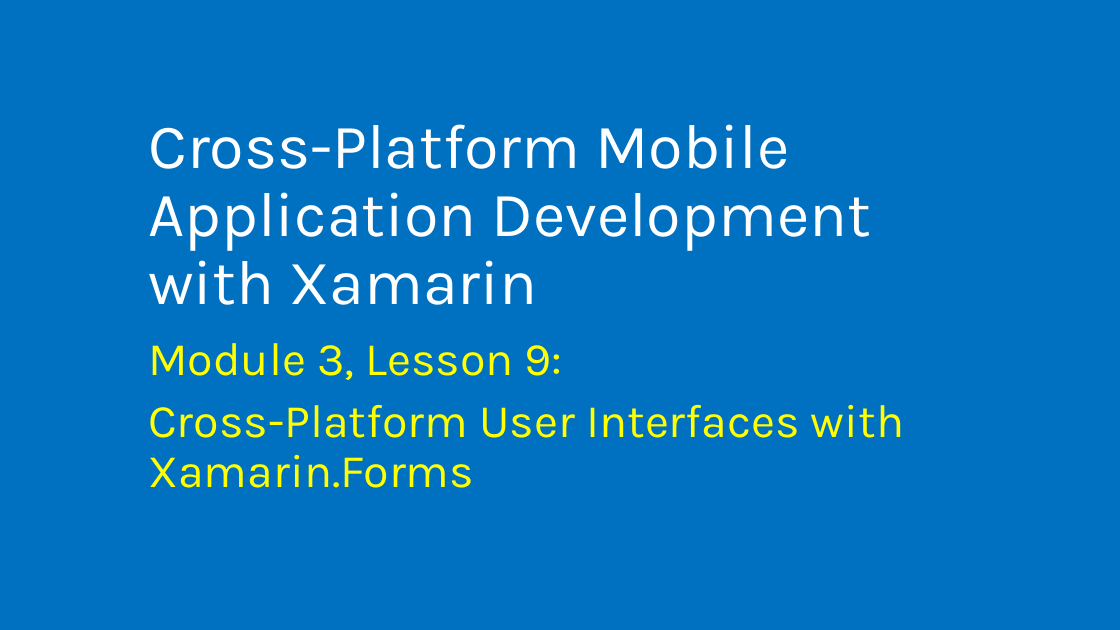
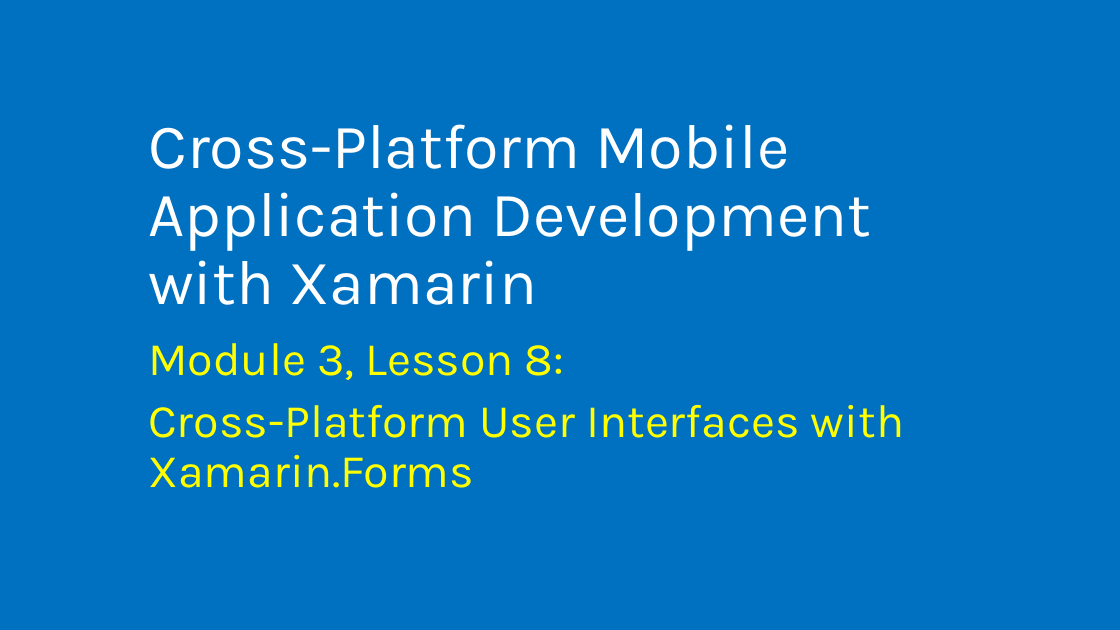
Before and after one commit to microsoft/AcademicContent, a slide deck: slide 1 of Complimentary Course Content/Module3/Lessons/Module3_Lesson09 Cross-Platform User Interfaces with Xamarin.Forms.pptx. Drawn at 1120x630 pixels with LibreOffice and Linux fonts; fonts in the diff are those of the drawing. Boxes give left, top, right and bottom in pixels: in the first picture for what was removed or moved away, otherwise in the second. Text is boxed around its words. In the diff, an @@ line names an element or a change of style, - is before the commit and + after.

Commit message:
Module 3 edits. Lessons 1,2,9,11(new). renamed 11, 12, 13

```diff
--- a/Complimentary Course Content/Module3/Lessons/Module3_Lesson09 Cross-Platform User Interfaces with Xamarin.Forms.pptx
+++ b/Complimentary Course Content/Module3/Lessons/Module3_Lesson09 Cross-Platform User Interfaces with Xamarin.Forms.pptx
@@ subtitle at (148, 343, 564, 380): text changed @@
-Module 3, Lesson 9:
+Module 3, Lesson 8:
```
Also in this commit, not shown: 2 other slides changed, 2 slides added, 6 other files.
